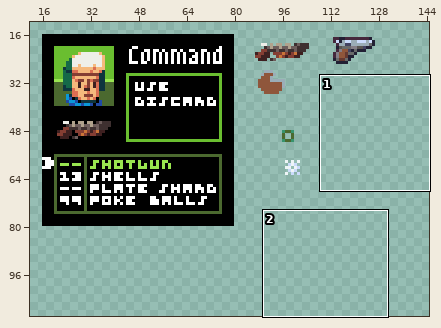
One commit to this pixel-art file: assets/scrapsheet.aseprite. The first picture is a wide view before the edit; the outline marks the close-up.
Close-up. First the earlier version:
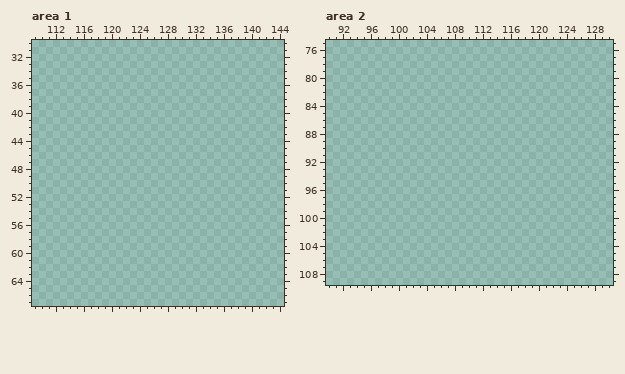
320x240 pixels, 1 frame. Shown: area 1: x 109..144, y 30..67; area 2: x 90..130, y 75..109. The wide view leaves out empty margins.
New version:
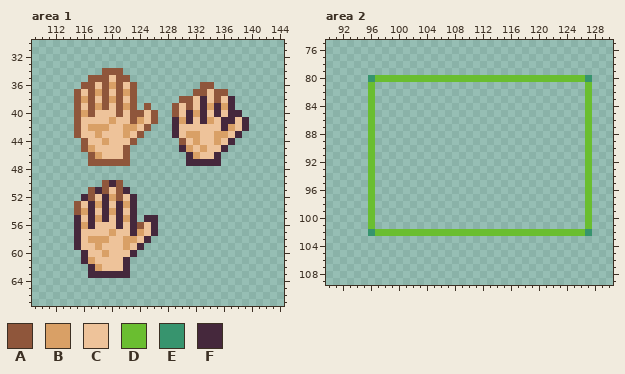
Palette (. is transparent): A #8f563b  B #d9a066  C #eec39a  D #6abe30  E #37946e  F #45283c
Change:
--- area 1
@@ x 109..144 @@
 33 ....................................
-34 ....................................
-35 ....................................
-36 ....................................
-37 ....................................
-38 ....................................
-39 ....................................
-40 ....................................
-41 ....................................
-42 ....................................
-43 ....................................
-44 ....................................
-45 ....................................
-46 ....................................
-47 ....................................
+34 ..........AAA.......................
+35 ........AAACAA......................
+36 .......AACABACA.........AA..........
+37 ......ACABACABA........AACAA........
+38 ......ABACABACA......AACFCACF.......
+39 ......ACABACABA.A...ACACFBFBF.......
+40 ......ABACCCACAACA..ACFBFCFCFF......
+41 ......ACCCCBCCABCA..FBFCFBCFFCF.....
+42 ......ACBBBCCBBCA...FCCCCCCFBCF.....
+43 ......ACCBCCCBCA....FCBBCCBBCF......
+44 .......ACCBCCCA......ACBCCBCF.......
+45 .......ABCCCCA.......FBCBCCF........
+46 ........ABCCCA........FBCCF.........
+47 ........AAAAAA........FFFFF.........
 48 ....................................
 49 ....................................
-50 ....................................
-51 ....................................
-52 ....................................
-53 ....................................
-54 ....................................
-55 ....................................
-56 ....................................
-57 ....................................
-58 ....................................
-59 ....................................
-60 ....................................
-61 ....................................
-62 ....................................
-63 ....................................
+50 ..........AFA.......................
+51 ........AFACAF......................
+52 .......FACFBACF.....................
+53 ......ACFBFCFBF.....................
+54 ......ABFCFBFCF.....................
+55 ......FCFBFCFBF.FF..................
+56 ......FBFCCCFCFACF..................
+57 ......FCCCCBCCFBCF..................
+58 ......FCBBBCCBBCF...................
+59 ......FCCBCCCBCF....................
+60 .......FCCBCCCF.....................
+61 .......FBCCCCF......................
+62 ........FBCCCF......................
+63 ........FFFFFF......................
 64 ....................................
--- area 2
@@ x 90..130 @@
  79 .........................................
- 80 .........................................
- 81 .........................................
- 82 .........................................
- 83 .........................................
- 84 .........................................
- 85 .........................................
- 86 .........................................
- 87 .........................................
- 88 .........................................
- 89 .........................................
- 90 .........................................
- 91 .........................................
- 92 .........................................
- 93 .........................................
- 94 .........................................
- 95 .........................................
- 96 .........................................
- 97 .........................................
- 98 .........................................
- 99 .........................................
-100 .........................................
-101 .........................................
-102 .........................................
+ 80 ......EDDDDDDDDDDDDDDDDDDDDDDDDDDDDDDE...
+ 81 ......D..............................D...
+ 82 ......D..............................D...
+ 83 ......D..............................D...
+ 84 ......D..............................D...
+ 85 ......D..............................D...
+ 86 ......D..............................D...
+ 87 ......D..............................D...
+ 88 ......D..............................D...
+ 89 ......D..............................D...
+ 90 ......D..............................D...
+ 91 ......D..............................D...
+ 92 ......D..............................D...
+ 93 ......D..............................D...
+ 94 ......D..............................D...
+ 95 ......D..............................D...
+ 96 ......D..............................D...
+ 97 ......D..............................D...
+ 98 ......D..............................D...
+ 99 ......D..............................D...
+100 ......D..............................D...
+101 ......D..............................D...
+102 ......EDDDDDDDDDDDDDDDDDDDDDDDDDDDDDDE...
 103 .........................................
